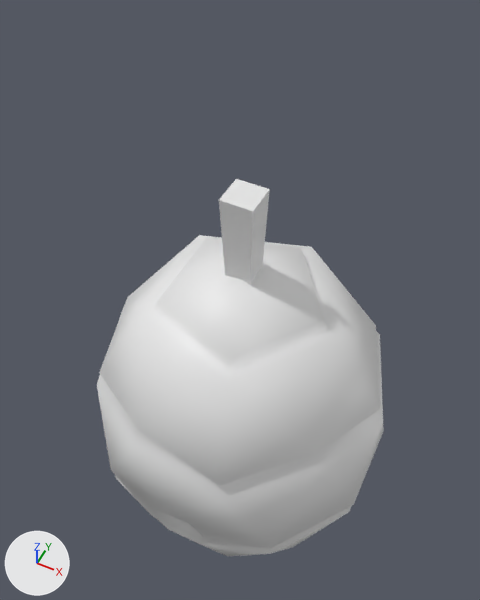
The FBX model Assets/Content/Graphics/Core/FBX/hive.fbx as it was, and as the next commit left it.
One viewpoint serves both versions: a 50 mm lens placed at (0.355, -0.727, 0.675), pointed at (-0.051, 0.087, -0.342). Lighting does not change. The marker at lower left points along +X, +Y and +Z. Where no turn or scale is listed for an object, it has been applied to the vertices.
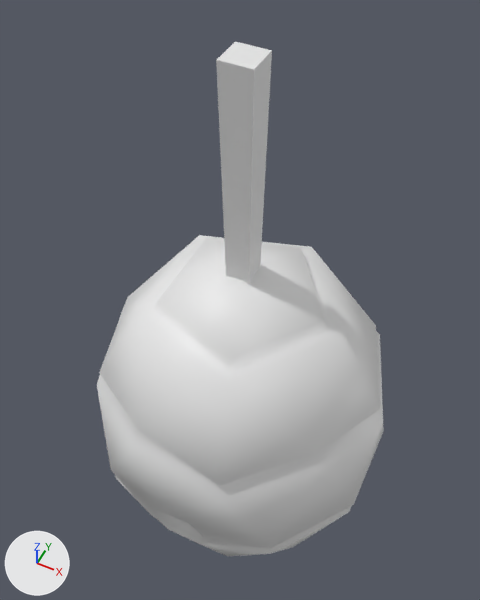
The newer file is also rescaled (x0.707), turned or shifted as a whole; pictures and numbers use the older file's frame.

What differs and where, as boxes (x1, y1, x2, y2) in the pictures (480 x 600 px; the box of a moved part takes in the faces that stretch with it):
'Icosphere', reshaped (36% taller): before (97, 179, 384, 556); after (97, 42, 384, 556)
part 1 of me_icosphere, moved or reshaped: before (219, 179, 270, 285); after (216, 42, 272, 284)

The edits, one by one:
me_icosphere has 128 vertices, 175 faces and spans x -0.297..0.297, y -0.295..0.312, z -1.097..0.015.
me_icosphere is used by ob_icosphere; location (0.0, 0.0, 0.0).
me_icosphere part 1: the loose piece of 8 vertices spanning x -0.03..0.029, y -0.029..0.029, z -0.179..0.015 is scaled about its middle by (0.911, 0.911, 2.39), then moved by (0.0, -0.003, 0.097).
